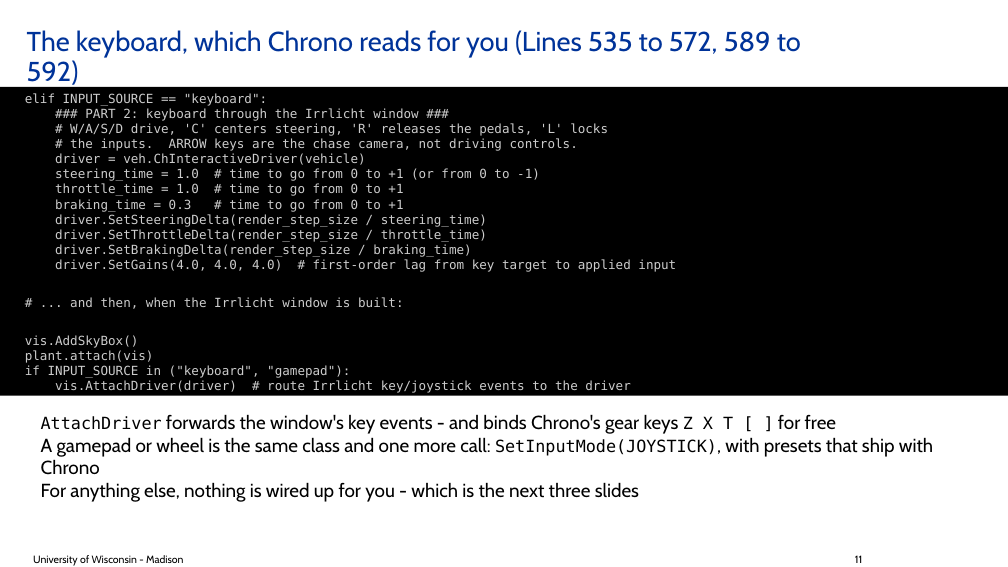
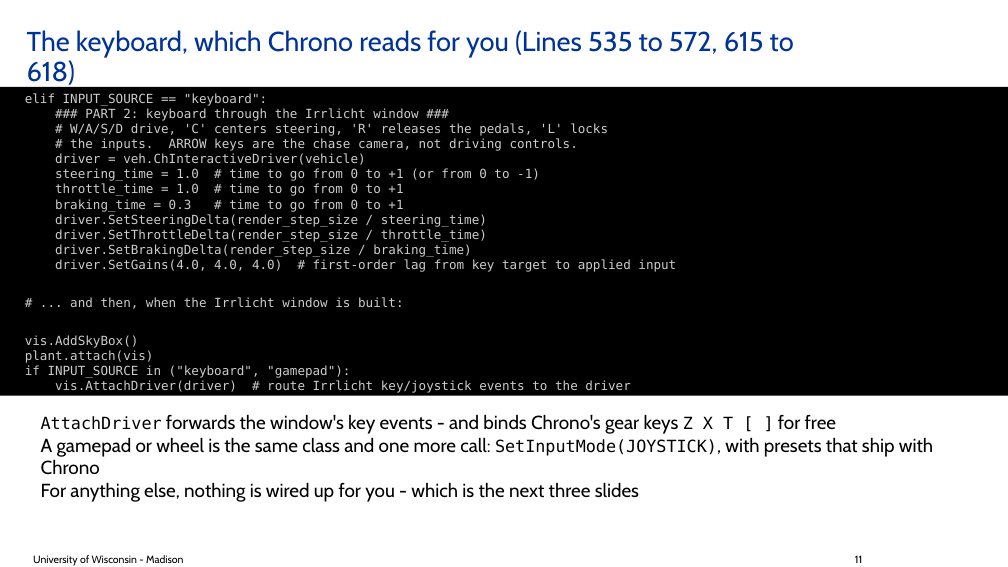
Before and after one commit to ksha23/chrono-hil-tutorial, a slide deck: slide 11 of proposals/C_one_loop.pptx. Drawn at 1008x567 pixels with LibreOffice and Linux fonts; fonts in the diff are those of the drawing; background and template pictures are left out. Boxes give left, top, right and bottom in pixels: in the first picture for what was removed or moved away, otherwise in the second. Text is boxed around its words. In the diff, an @@ line names an element or a change of style, - is before the commit and + after.

```diff
--- a/proposals/C_one_loop.pptx
+++ b/proposals/C_one_loop.pptx
@@ title at [27, 30, 794, 85]: text changed @@
-The keyboard, which Chrono reads for you (Lines 535 to 572, 589 to 592)
+The keyboard, which Chrono reads for you (Lines 535 to 572, 615 to 618)
```
Also in this commit, not shown: 2 other slides changed, 7 other files.
